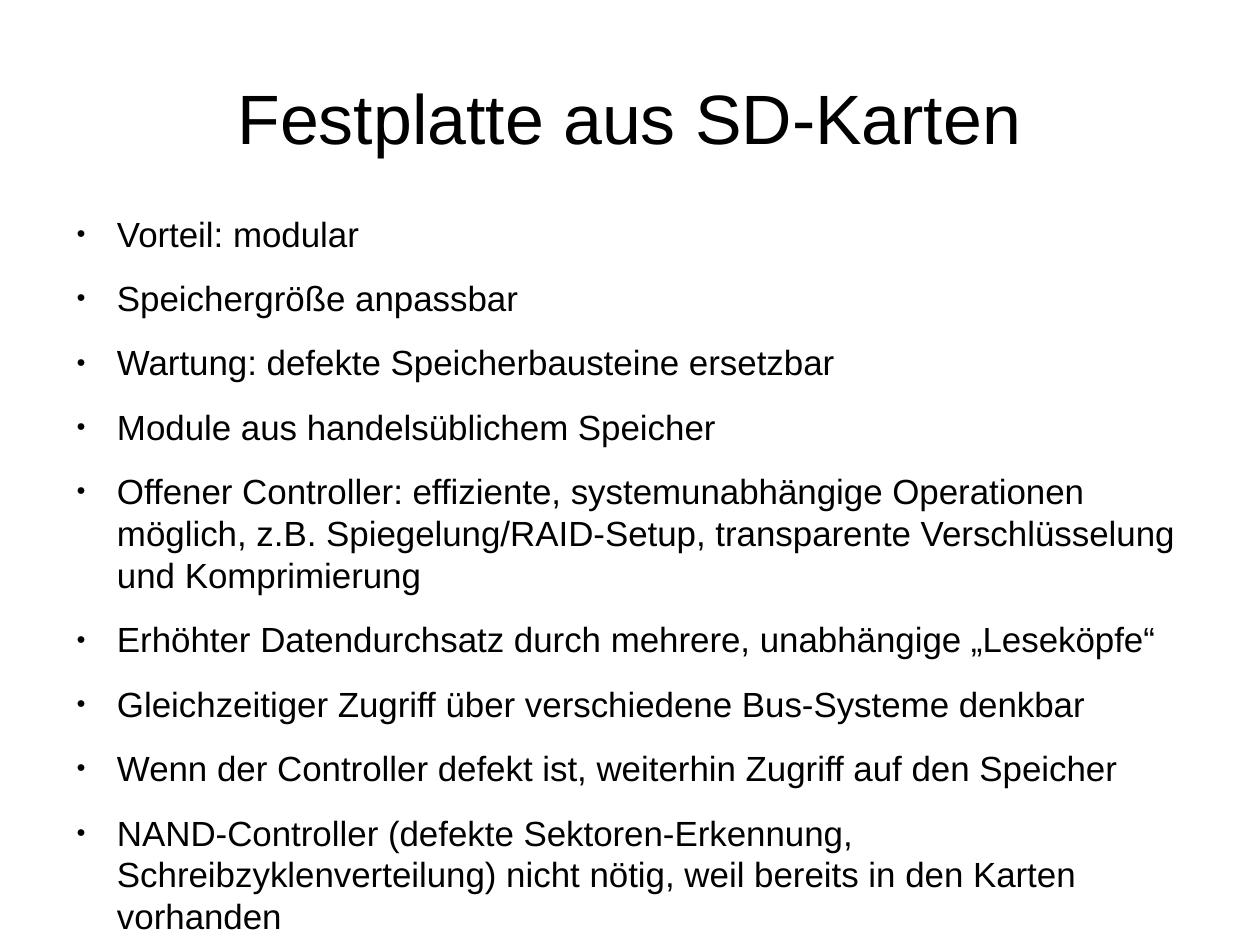
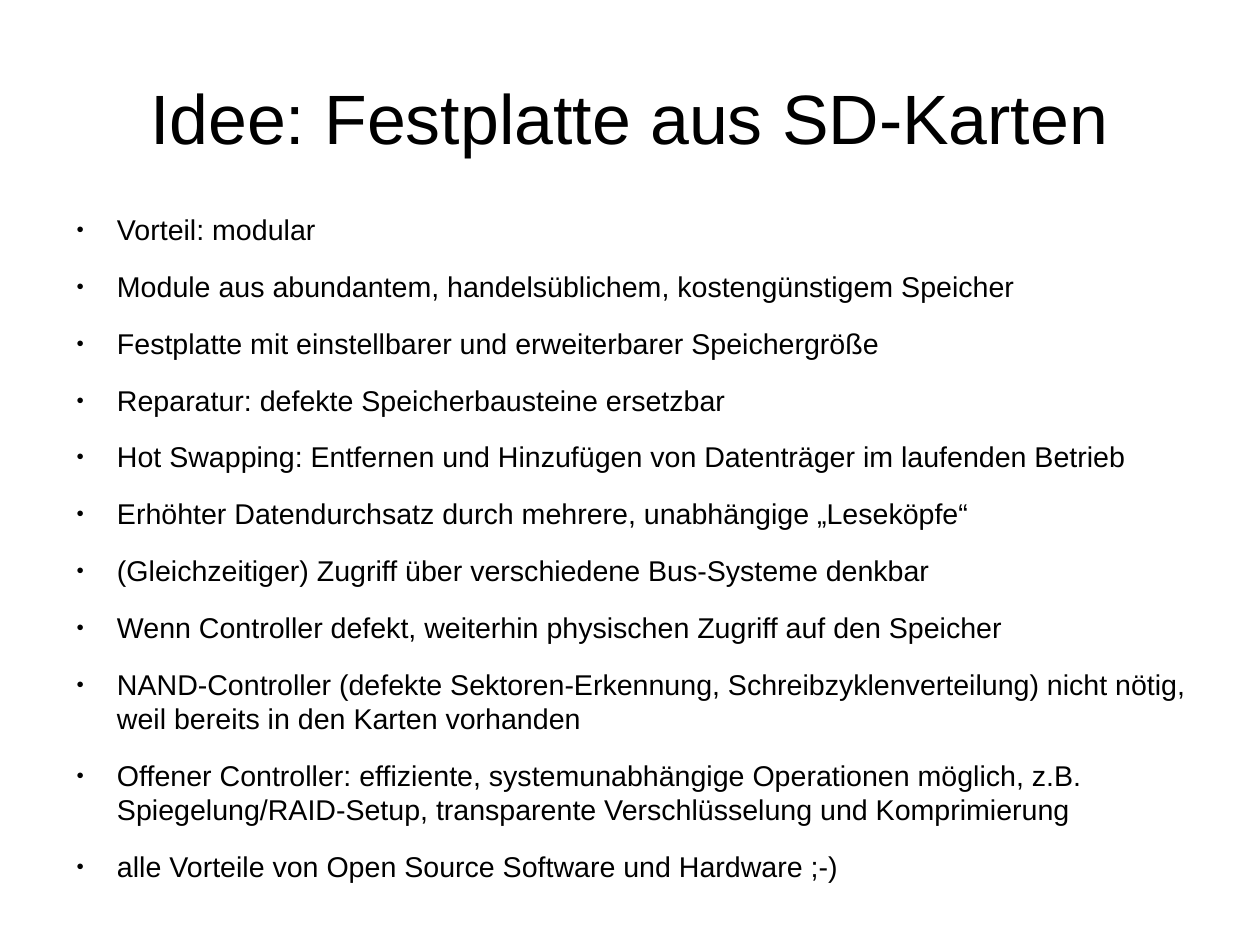
Before and after one commit to matthiasbock/OpenFlashDrive, a slide deck: slide 1 of SD card drive.odp. Drawn at 1260x945 pixels with LibreOffice and Linux fonts; fonts in the diff are those of the drawing. Boxes give left, top, right and bottom in pixels: in the first picture for what was removed or moved away, otherwise in the second. Text is boxed around its words. In the diff, an @@ line names an element or a change of style, - is before the commit and + after.

Commit message:
modularity

```diff
--- a/SD card drive.odp
+++ b/SD card drive.odp
@@ title at (150,93,1108,157): text changed @@
-Festplatte aus SD-Karten
+Idee: Festplatte aus SD-Karten
@@ text at (117,219,1081,826): size 22 to 18 pt in "Vorteil: modular", "Offener Controller: effiziente, systemunabhängige Operatione ..." @@
@@ text at (117,276,1185,730): text changed; size 22 to 18 pt @@
-● Speichergröße anpassbar
-● Wartung: defekte Speicherbausteine ersetzbar
-● Module aus handelsüblichem Speicher
+● Module aus abundantem, handelsüblichem, kostengünstigem Speicher
+● Festplatte mit einstellbarer und erweiterbarer Speichergröße
+● Reparatur: defekte Speicherbausteine ersetzbar
+● Hot Swapping: Entfernen und Hinzufügen von Datenträger im laufenden Betrieb
+● Erhöhter Datendurchsatz durch mehrere, unabhängige „Leseköpfe“
+● (Gleichzeitiger) Zugriff über verschiedene Bus-Systeme denkbar
+● Wenn Controller defekt, weiterhin physischen Zugriff auf den Speicher
+● NAND-Controller (defekte Sektoren-Erkennung, Schreibzyklenverteilung) nicht nötig, weil bereits in den Karten vorhanden
@@ text at (117,856,803,882): text changed; size 22 to 18 pt @@
-● Erhöhter Datendurchsatz durch mehrere, unabhängige „Leseköpfe“
-● Gleichzeitiger Zugriff über verschiedene Bus-Systeme denkbar
-● Wenn der Controller defekt ist, weiterhin Zugriff auf den Speicher
-● NAND-Controller (defekte Sektoren-Erkennung, Schreibzyklenverteilung) nicht nötig, weil bereits in den Karten vorhanden
+● alle Vorteile von Open Source Software und Hardware ;-)
```
Also in this commit, not shown: 1 other slide changed, 3 slides added, 1 slide removed, 1 other file.
